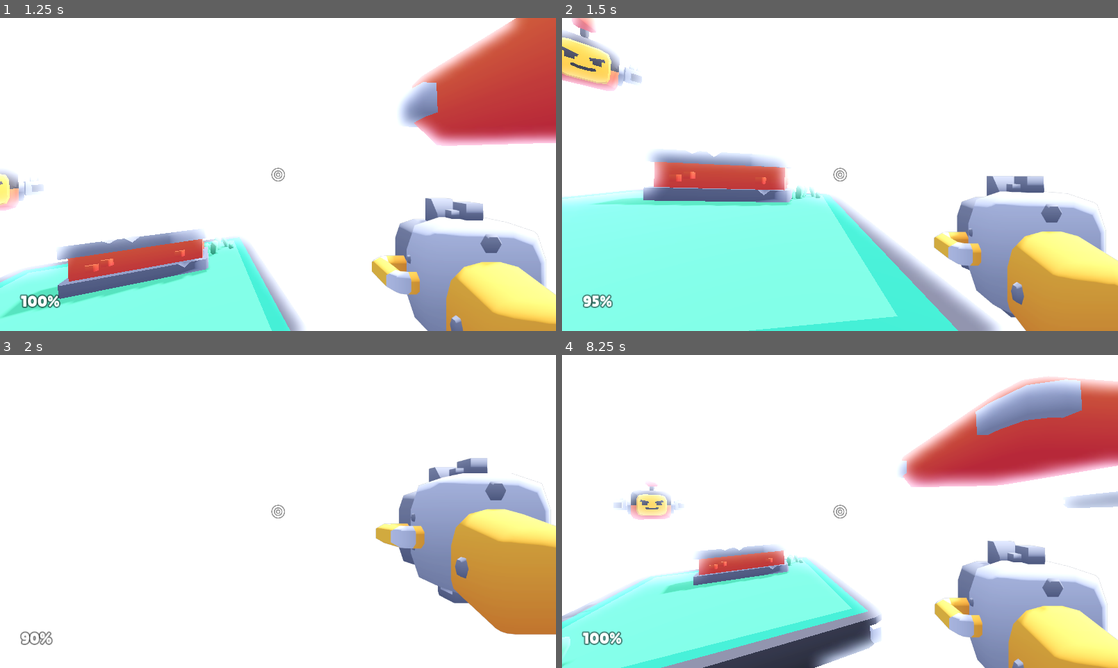
Above: before the commit, frames 1-4 (two rows, left to right).
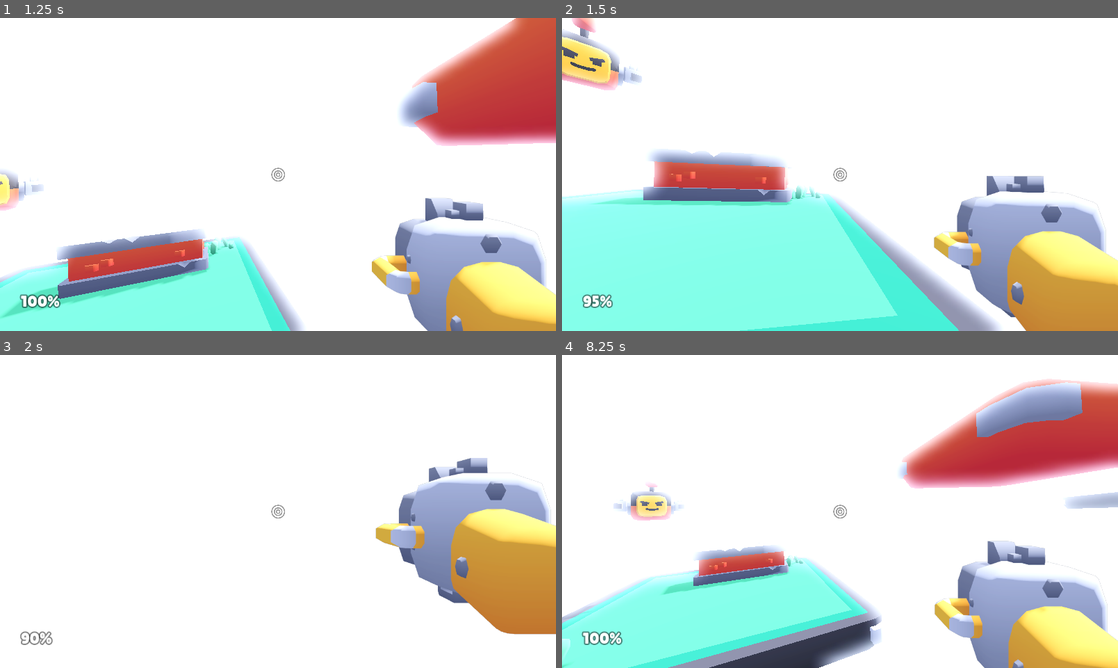
Above: after the commit, the same moments.

Repository: Edacth/recoil
Game: Godot game, scene res://scenes/main.tscn
Same seed, same stepped clock (60 frames per second), same inputs: the game is played once before the commit and once after it.
Inputs (mouse positions are in pixels of both pictures, inside the frame that each line leads up to):
- Up to frame 1 (1.25 s): move the mouse to (305, 174) at 0.52 s; hold W (move_forward) from 0.53 s (still down); tap Space (jump) at 0.6, 0.77, 1.07 s
- Up to frame 2 (1.5 s): keep holding W (move_forward); move the mouse to (812, 174) at 1.27 s; click (812, 174) at 1.35 s
- Up to frame 3 (2 s): keep holding W (move_forward); tap Space (jump) at 1.52, 1.55, 1.82 s
- Up to frame 4 (8.25 s): move the mouse to (851, 505) at 2.02 s; tap E (weapon_toggle) at 2.1, 4.35, 6.6 s; tap Space (jump) at 2.3, 2.85, 3.02, 3.32, 3.77, 3.8, 4.07, 4.52, 4.55, 4.82, 5.1, 6.02, 6.05, 6.32, 6.77, 6.8, 7.07, 7.35, 7.52, 7.82 s; move the mouse to (834, 517) at 2.77 s; move the mouse to (878, 514) at 3.52 s; click (878, 514) at 3.6 s; move the mouse to (795, 508) at 4.27 s; move the mouse to (845, 511) at 5.02 s; move the mouse to (817, 505) at 5.77 s; release W (move_forward) at 5.78 s; hold D (move_right) 5.78-6.53 s; click (817, 505) at 5.85 s; move the mouse to (867, 511) at 6.52 s; hold W (move_forward) from 6.53 s (still down); move the mouse to (812, 511) at 7.27 s; move the mouse to (851, 505) at 8.02 s; click (851, 505) at 8.1 s

Frame 1 is identical in both runs. In frame 2, 0.4% of the frame differs, in the area x 0-100%, y 0-100%; in frame 3, 0.1%; in frame 4, 2.7%, in the area x 0-100%, y 7-100%.

Commit message:
Compartmentalize jumping and gravity

Diff:
--- a/prefabs/player/gravity_influence.gd
+++ b/prefabs/player/gravity_influence.gd
@@ -1,5 +1,48 @@
 extends Node
-class GravityInfluence:
+class_name GravityInfluence
 
-	func get_influence() -> float:
-		return 0
+@export_subgroup("Properties")
+@export var jump_strength = 7
+
+var player: Player
+
+var gravity: float = 0.0
+var jump_single := true
+var jump_double := true
+
+
+func init(player: Player):
+	self.player = player
+
+
+
+func handle_gravity(delta):
+	# Handle gravity
+	gravity += 20 * delta
+
+	if gravity > 0 and player.is_on_floor():
+
+		jump_single = true
+		gravity = 0
+	print(gravity)
+
+
+func jump():
+	if jump_single or jump_double:
+		Audio.play("sounds/jump_a.ogg, sounds/jump_b.ogg, sounds/jump_c.ogg")
+
+		if jump_double:
+
+			gravity = -jump_strength
+			jump_double = false
+
+		if(jump_single):
+			gravity = -jump_strength
+
+			jump_single = false;
+			jump_double = true;
+
+
+
+func get_influence() -> float:
+	return gravity
--- a/prefabs/player/player.gd
+++ b/prefabs/player/player.gd
@@ -1,8 +1,8 @@
 extends CharacterBody3D
+class_name Player
 
 @export_subgroup("Properties")
 @export var movement_speed = 5
-@export var jump_strength = 7
 
 @export_subgroup("Weapons")
 @export var weapons: Array[Weapon] = []
@@ -20,12 +20,8 @@
 var input_mouse: Vector2
 
 var health:int = 100
-var gravity := 0.0
 
 var previously_floored := false
-
-var jump_single := true
-var jump_double := true
 
 var container_offset = Vector3(1.2, -1.1, -2.75)
 
@@ -39,12 +35,14 @@
 @onready var container = $Head/Camera/SubViewportContainer/SubViewport/CameraItem/Container
 @onready var sound_footsteps = $SoundFootsteps
 @onready var blaster_cooldown = $Cooldown
-@onready var gravity_influence = $GravityInfluence
+@onready var gravity_influence:= $GravityInfluence as GravityInfluence
 
 @export var crosshair:TextureRect
 
 
 func _ready():
+	gravity_influence.init(self)
+
 	Input.mouse_mode = Input.MOUSE_MODE_CAPTURED
 	initiate_change_weapon(weapon_index)
 
@@ -57,7 +55,7 @@
 	var applied_velocity: Vector3
 	movement_velocity = transform.basis * movement_velocity # Move forward
 	applied_velocity = velocity.lerp(movement_velocity, delta * 10)
-	applied_velocity.y = -gravity
+	applied_velocity.y = -gravity_influence.get_influence()
 	velocity = applied_velocity
 	move_and_slide()
 
@@ -76,7 +74,7 @@
 	# Landing after jump or falling
 	camera.position.y = lerp(camera.position.y, 0.0, delta * 5)
 
-	if is_on_floor() and gravity > 1 and !previously_floored: # Landed
+	if is_on_floor() and gravity_influence.get_influence() > 1 and !previously_floored: # Landed
 		Audio.play("sounds/land.ogg")
 		camera.position.y = -0.1
 	previously_floored = is_on_floor()
@@ -117,16 +115,7 @@
 		action_shoot(_delta)
 
 	if Input.is_action_just_pressed("jump"):
-
-		if jump_single or jump_double:
-			Audio.play("sounds/jump_a.ogg, sounds/jump_b.ogg, sounds/jump_c.ogg")
-
-		if jump_double:
-
-			gravity = -jump_strength
-			jump_double = false
-
-		if(jump_single): action_jump()
+		gravity_influence.jump()
 
 	# Weapon switching
 	action_weapon_toggle()
@@ -141,7 +130,7 @@
 	var test: Vector3 = camera.transform.basis.z
 	print(str(test))
 	movement_velocity += Vector3(0, test.y * weapon.knockback, test.z * weapon.knockback) # Knockback
-	gravity -= test.y * weapon.knockback * delta * 10
+#	gravity -= test.y * weapon.knockback * delta * 10
 	print(str(movement_velocity))
 	camera.rotation.x += 0.025 # Knockback of camera
 
@@ -187,22 +176,11 @@
 
 
 func action_jump():
-
-	gravity = -jump_strength
-
-	jump_single = false;
-	jump_double = true;
+	gravity_influence.jump()
 
 
 func handle_gravity(delta):
-	# Handle gravity
-	gravity += 20 * delta
-
-	if gravity > 0 and is_on_floor():
-
-		jump_single = true
-		gravity = 0
-	print(gravity)
+	gravity_influence.handle_gravity(delta)
 
 
 func action_weapon_toggle():
--- a/scenes/main.tscn
+++ b/scenes/main.tscn
@@ -22,6 +22,7 @@
 environment = ExtResource("1_q8fpv")
 
 [node name="Player" parent="." node_paths=PackedStringArray("crosshair") instance=ExtResource("2_elriq")]
+movement_speed = 5
 crosshair = NodePath("../HUD/Crosshair")
 
 [node name="Sun" type="DirectionalLight3D" parent="."]
